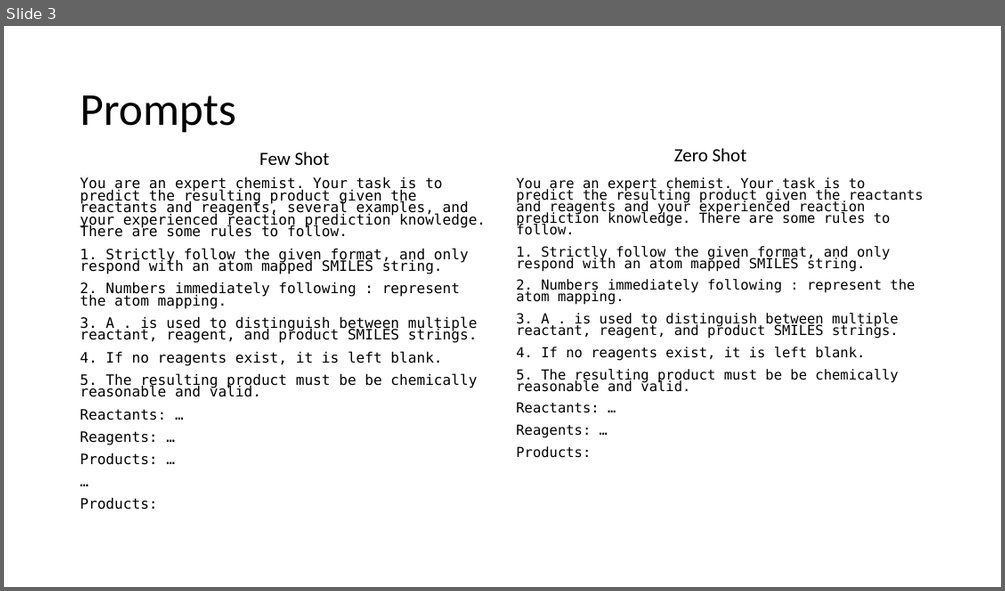
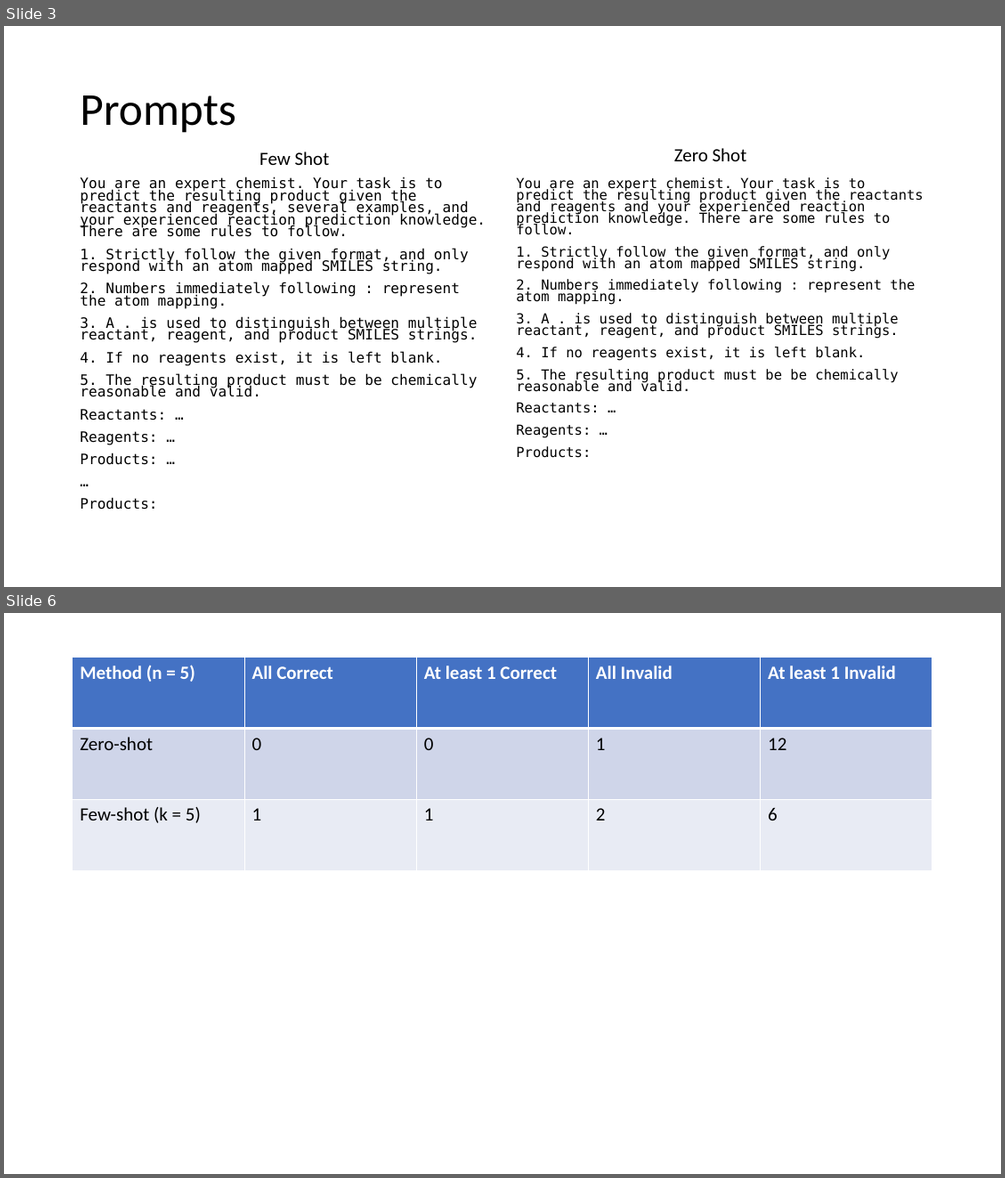
Before and after one commit to JohnDLee/ChemistryPE, a slide deck: pptx/6-13-2023.pptx. Shown one above the other, each under a label of ours: slide 3 before the commit, slides 3 and 6 after it; the slides between them are not shown. The pictures are 1005x591 and 1005x1178 pixels, drawn with LibreOffice and Linux fonts; fonts in the diff are those of the drawing. Boxes give left, top, right and bottom in pixels: in the first picture for what was removed or moved away, otherwise in the second. Text is boxed around its words. In the diff, an @@ line names an element or a change of style, - is before the commit and + after.

```diff
--- a/pptx/6-13-2023.pptx
+++ b/pptx/6-13-2023.pptx
@@ slide 6 added at [4, 613, 1001, 1174], background #FFFFFF @@
@@ table added at [73, 657, 933, 870], 3 rows, 5 columns @@
+Method (n = 5) | All Correct | At least 1 Correct | All Invalid | At least 1 Invalid
+Zero-shot | 0 | 0 | 1 | 12
+Few-shot (k = 5) | 1 | 1 | 2 | 6
```
Also in this commit, not shown: 2 slides changed, 2 other slides added, 3 slides removed, 17 other files.
